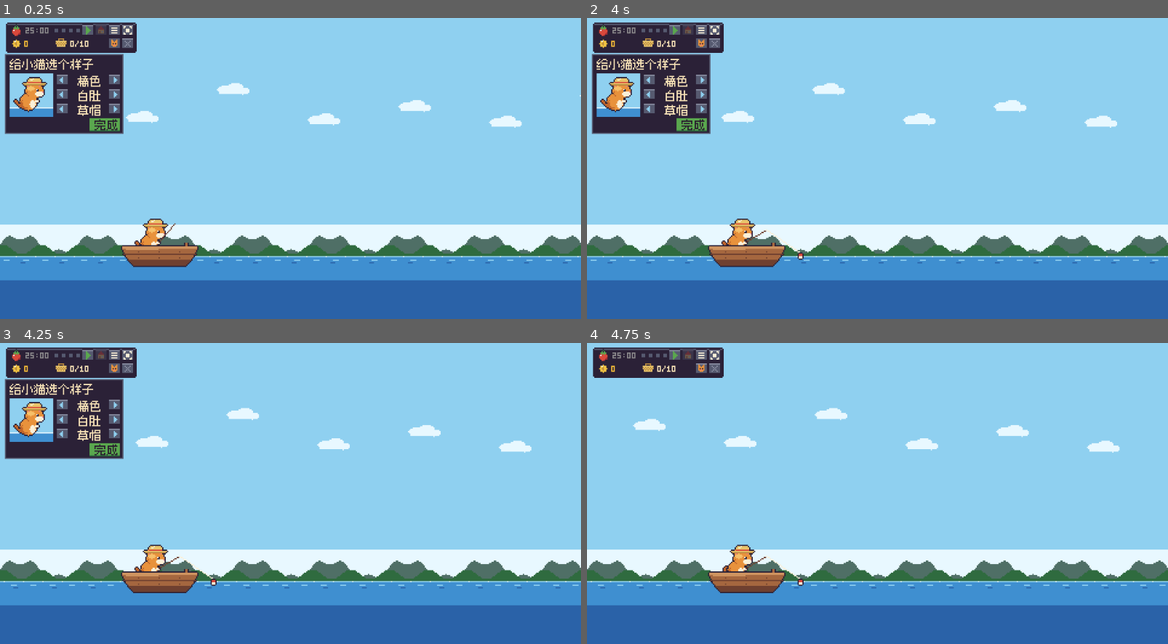
Above: before the commit, frames 1-4 (two rows, left to right).
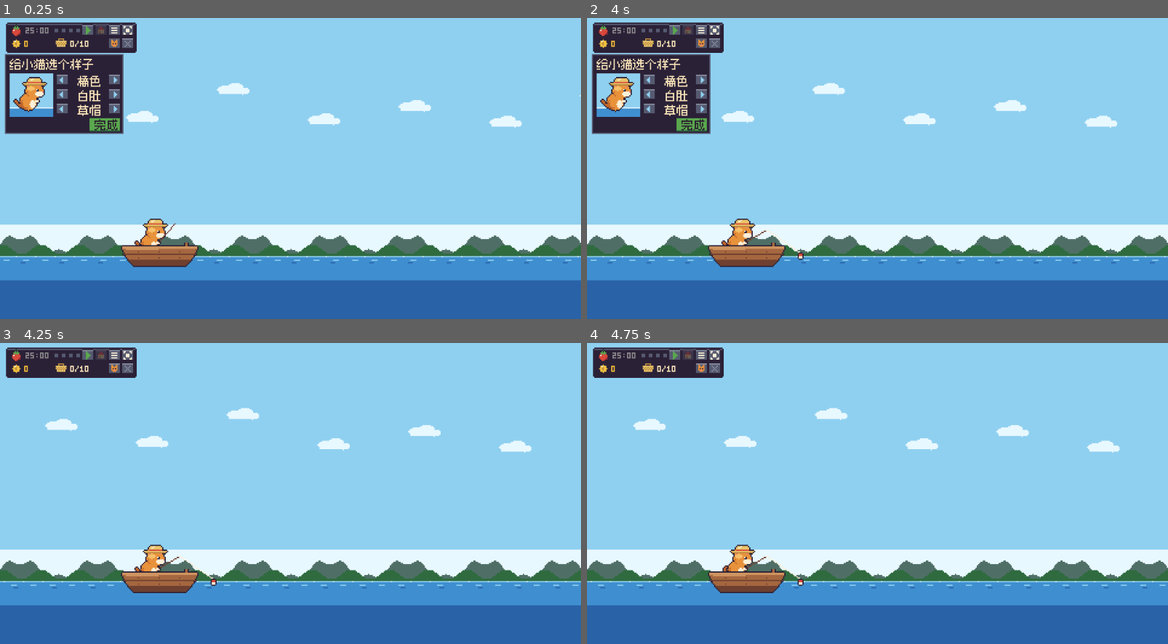
Above: after the commit, the same moments.

Repository: jiahecairen/pixel-cat-fishing
Game: Godot game, scene res://presentation/main.tscn
Same seed, same stepped clock (60 frames per second), same inputs: the game is played once before the commit and once after it.
Inputs (mouse positions are in pixels of both pictures, inside the frame that each line leads up to):
- Up to frame 1 (0.25 s): no input
- Up to frame 2 (4 s): tap Enter at 0.5, 3.6 s; move the mouse to (1005, 153) at 0.52 s; hold Right 0.53-1.25 s; tap E at 0.6, 2.1, 3.8 s; click (1005, 153) at 0.67 s; tap Space at 0.77, 3.77 s; drag from (761, 183) to (848, 228) at 1.27 s; move the mouse to (935, 102) at 2.02 s; hold Right 2.03-2.75 s; drag from (848, 228) to (703, 123) at 2.77 s; move the mouse to (1051, 213) at 3.52 s; hold Left from 3.53 s (still down)
- Up to frame 3 (4.25 s): keep holding Left; tap Escape at 4.15 s
- Up to frame 4 (4.75 s): release Left at 4.25 s; drag from (703, 448) to (790, 418) at 4.27 s

Frames 1-2 are identical in both runs. In frame 3, 5.1% of the frame differs, in the area x 0-22%, y 6-39%; in frame 4, nothing differs.

Commit message:
第六阶段：可互动的小镇（进店、对话、招牌）；补齐原档案缺项（事件日志、钓鱼断点、降功耗、8 小时模拟）；项目文档与 CLAUDE.md
Co-Authored-By: Claude Fable 5.2 <noreply@anthropic.com>
Claude-Session: https://claude.ai/code/session_01MGVgxpnz2EqSwpVSKzj7dd

Diff:
--- a/core/fishing_system.gd
+++ b/core/fishing_system.gd
@@ -19,6 +19,28 @@
 	_cfg = cfg
 	_fish = fish_table
 	_rng = rng
+
+## 断点：把当前这一竿的进度存下来，重启后接着等，而不是重新抛竿。
+func checkpoint() -> Dictionary:
+	return {"state": state, "state_start_ms": state_start_ms, "deadline_ms": deadline_ms, "hooked_fish": hooked_fish}
+
+## 从断点恢复。数据不合法（未知状态、未知鱼种）时返回 false 并保持空闲。
+func restore(cp: Dictionary) -> bool:
+	var s := int(cp.get("state", State.IDLE))
+	var fish := str(cp.get("hooked_fish", ""))
+	var known := fish == ""
+	for f in _fish:
+		if f["id"] == fish:
+			known = true
+	if s <= State.IDLE or s >= State.PAUSED or not known:
+		return false
+	if s in [State.HOOKED, State.REELING, State.SETTLEMENT] and fish == "":
+		return false
+	state = s
+	state_start_ms = int(cp.get("state_start_ms", 0))
+	deadline_ms = int(cp.get("deadline_ms", 0))
+	hooked_fish = fish
+	return true
 
 func is_active() -> bool:
 	return state != State.IDLE and state != State.PAUSED
--- a/core/game.gd
+++ b/core/game.gd
@@ -32,6 +32,7 @@
 var _pomo_cfg: Dictionary
 var _base_capacity: int = 10
 var _free_multiplier: float = 2.0
+var _last_cp_state: int = 0
 
 func _init(balance: Dictionary, fish_table: Array, game_state: GameState, clock, rng: RandomNumberGenerator) -> void:
 	_cfg = balance
@@ -52,6 +53,10 @@
 	pomodoro = Pomodoro.new(state.pomodoro, _pomo_cfg)
 	upgrades = Upgrades.new(balance.get("upgrades", {}))
 	_apply_upgrades()
+	# 接着上次没钓完的那一竿
+	if journey.activity() == Journey.Activity.FISHING and not pomodoro.is_break():
+		fishing.restore(state.fishing_checkpoint)
+	_last_cp_state = fishing.state
 
 func now_ms() -> int:
 	return _clock.now_ms()
@@ -60,6 +65,15 @@
 	return pomodoro.phase() == Pomodoro.Phase.FOCUS
 
 func tick() -> Array:
+	var events := _tick()
+	# 钓鱼状态一变就更新断点（状态切换不频繁，不会造成频繁写盘）
+	if fishing.state != _last_cp_state:
+		_last_cp_state = fishing.state
+		state.fishing_checkpoint = fishing.checkpoint()
+		dirty = true
+	return events
+
+func _tick() -> Array:
 	var now: int = _clock.now_ms()
 	var events: Array = []
 
--- a/core/game_state.gd
+++ b/core/game_state.gd
@@ -14,6 +14,8 @@
 var processed_sale_ids: Array = []
 var next_seq: int = 1
 var pomodoro: Dictionary = {"phase": 0, "phase_end_ms": 0, "cycle_done": 0}
+## 钓鱼断点（见 FishingSystem.checkpoint）
+var fishing_checkpoint: Dictionary = {"state": 0, "state_start_ms": 0, "deadline_ms": 0, "hooked_fish": ""}
 var journey: Dictionary = {"activity": 0, "phase_start_ms": 0, "phase_end_ms": 0, "next_eat_ms": 0, "paused_at_ms": 0, "sales": 0, "roam_x": 0, "walk_from": -1}
 var stats: Dictionary = {"total_pomodoros": 0, "daily": {}, "total_fish": 0, "fish_counts": {}}
 ## 时长设置为 0 表示"使用 balance.json 的默认值"
@@ -33,7 +35,7 @@
 	return {
 		"save_version": save_version, "revision": revision,
 		"wallet_gold": wallet_gold, "basket_capacity": basket_capacity,
-		"journey": journey.duplicate(true),
+		"journey": journey.duplicate(true), "fishing_checkpoint": fishing_checkpoint.duplicate(true),
 		"basket": basket.duplicate(), "session_haul": session_haul.duplicate(),
 		"processed_catch_ids": processed_catch_ids.duplicate(),
 		"processed_sale_ids": processed_sale_ids.duplicate(),
@@ -56,6 +58,9 @@
 	processed_sale_ids = _str_array(d.get("processed_sale_ids"))
 	next_seq = max(1, int(d.get("next_seq", 1)))
 	_merge(pomodoro, d.get("pomodoro"))
+	_merge(fishing_checkpoint, d.get("fishing_checkpoint"))
+	for k in ["state", "state_start_ms", "deadline_ms"]:
+		fishing_checkpoint[k] = int(fishing_checkpoint[k])
 	_merge(journey, d.get("journey"))
 	for k in journey.keys():
 		journey[k] = int(journey[k])
--- /dev/null
+++ b/io/event_log.gd
@@ -0,0 +1,48 @@
+extends RefCounted
+## 关键事件日志：一行一条 JSON，写在 user://logs/events.log。
+## 用来事后排查"小猫刚才干了什么"，也是长时间运行验收的依据。
+## 文件超过 max_bytes 时轮转为 .1（只保留一份旧的），所以不会无限变大。
+
+var path: String
+var max_bytes: int
+var enabled: bool = true
+
+func _init(log_path: String = "user://logs/events.log", limit_bytes: int = 512 * 1024) -> void:
+	path = log_path
+	max_bytes = limit_bytes
+	DirAccess.make_dir_recursive_absolute(path.get_base_dir())
+
+func write(type: String, data: Dictionary = {}) -> void:
+	if not enabled:
+		return
+	var entry := {"time": Time.get_datetime_string_from_system(), "type": type}
+	entry.merge(data)
+	_rotate_if_needed()
+	var f: FileAccess
+	if FileAccess.file_exists(path):
+		f = FileAccess.open(path, FileAccess.READ_WRITE)
+		if f != null:
+			f.seek_end()
+	else:
+		f = FileAccess.open(path, FileAccess.WRITE)
+	if f == null:
+		enabled = false          # 写不了就安静地停用，日志不能拖垮游戏
+		push_warning("无法写入事件日志: " + path)
+		return
+	f.store_line(JSON.stringify(entry))
+	f.close()
+
+func _rotate_if_needed() -> void:
+	if not FileAccess.file_exists(path):
+		return
+	var f := FileAccess.open(path, FileAccess.READ)
+	if f == null:
+		return
+	var size := f.get_length()
+	f.close()
+	if size < max_bytes:
+		return
+	var dir := DirAccess.open(path.get_base_dir())
+	if dir != null:
+		dir.remove(path + ".1")
+		dir.rename(path, path + ".1")
--- a/presentation/labels.gd
+++ b/presentation/labels.gd
@@ -30,21 +30,32 @@
 	"方向键走动": Rect2(0, 250, 49, 10),
 	"空格键互动": Rect2(0, 260, 49, 10),
 	"空格键去小镇": Rect2(0, 270, 59, 10),
-	"小鲫鱼": Rect2(0, 280, 29, 10),
-	"鲈鱼": Rect2(0, 290, 19, 10),
-	"金锦鲤": Rect2(0, 300, 29, 10),
-	"橘色": Rect2(0, 310, 19, 10),
-	"灰色": Rect2(0, 320, 19, 10),
-	"黑色": Rect2(0, 330, 19, 10),
-	"白色": Rect2(0, 340, 19, 10),
-	"棕色": Rect2(0, 350, 19, 10),
-	"金色": Rect2(0, 360, 19, 10),
-	"纯色": Rect2(0, 370, 19, 10),
-	"白肚": Rect2(0, 380, 19, 10),
-	"虎斑": Rect2(0, 390, 19, 10),
-	"条纹": Rect2(0, 400, 19, 10),
-	"无帽": Rect2(0, 410, 19, 10),
-	"草帽": Rect2(0, 420, 19, 10),
-	"渔夫帽": Rect2(0, 430, 29, 10),
-	"贝雷帽": Rect2(0, 440, 29, 10),
+	"小猫的家": Rect2(0, 280, 39, 10),
+	"裁缝铺": Rect2(0, 290, 29, 10),
+	"渔具店": Rect2(0, 300, 29, 10),
+	"空格键进入": Rect2(0, 310, 49, 10),
+	"空格键聊天": Rect2(0, 320, 49, 10),
+	"今天的鱼真新鲜": Rect2(0, 330, 69, 10),
+	"听说金锦鲤很稀有": Rect2(0, 340, 79, 10),
+	"专注时鱼更值钱": Rect2(0, 350, 69, 10),
+	"别让小猫饿着了": Rect2(0, 360, 69, 10),
+	"天气真好呀": Rect2(0, 370, 49, 10),
+	"你的帽子真好看": Rect2(0, 380, 69, 10),
+	"小鲫鱼": Rect2(0, 390, 29, 10),
+	"鲈鱼": Rect2(0, 400, 19, 10),
+	"金锦鲤": Rect2(0, 410, 29, 10),
+	"橘色": Rect2(0, 420, 19, 10),
+	"灰色": Rect2(0, 430, 19, 10),
+	"黑色": Rect2(0, 440, 19, 10),
+	"白色": Rect2(0, 450, 19, 10),
+	"棕色": Rect2(0, 460, 19, 10),
+	"金色": Rect2(0, 470, 19, 10),
+	"纯色": Rect2(0, 480, 19, 10),
+	"白肚": Rect2(0, 490, 19, 10),
+	"虎斑": Rect2(0, 500, 19, 10),
+	"条纹": Rect2(0, 510, 19, 10),
+	"无帽": Rect2(0, 520, 19, 10),
+	"草帽": Rect2(0, 530, 19, 10),
+	"渔夫帽": Rect2(0, 540, 29, 10),
+	"贝雷帽": Rect2(0, 550, 29, 10),
 }
--- a/presentation/main.gd
+++ b/presentation/main.gd
@@ -15,6 +15,7 @@
 const Journey := preload("res://core/journey.gd")
 const ConfigLoader := preload("res://io/config_loader.gd")
 const SaveService := preload("res://io/save_service.gd")
+const EventLog := preload("res://io/event_log.gd")
 const Platform := preload("res://platform/platform.gd")
 const Pal := preload("res://presentation/palette.gd")
 const Labels := preload("res://presentation/labels.gd")
@@ -56,6 +57,10 @@
 var game: Game
 var adapter
 var saver: SaveService
+var log: EventLog
+var _save_retry_at: int = 0     # 存档失败后下次重试的时刻
+var _low_power: bool = false
+const FPS_HIDDEN := 5            # 窗口最小化时的帧率
 var clock: Clock
 var menu: Menu
 var wardrobe: Wardrobe
@@ -91,6 +96,7 @@
 var _cam_snap: bool = true
 var _debug_speed: float = 1.0   # 调试：环境变量 CATFISH_SPEED=60 让时间快 60 倍（仅调试版生效）
 var _debug_last: String = ""
+var _debug_act_frame: int = -1
 var _debug_dir: int = 0         # 调试：CATFISH_ROAM=1/-1 模拟一直按着右/左方向键
 var _shot_prefix: String = ""   # 调试：CATFISH_SHOT=前缀:帧号,帧号  在这些帧截图后退出
 var _shot_frames: Array = []
@@ -108,6 +114,8 @@
 		return
 
 	saver = SaveService.new()
+	log = EventLog.new()
+	log.write("app_start", {"version": ProjectSettings.get_setting("application/config/version", ""), "os": OS.get_name()})
 	var state := GameState.new()
 	var saved := saver.load_data()
 	if not saved.is_empty() and not state.from_dict(saved):
@@ -173,6 +181,8 @@
 			game.economy.add_catch(st, st.new_id("c"), ids[i % ids.size()], false)
 	if OS.has_environment("CATFISH_AUTOFOCUS"):
 		game.start_focus()
+	if OS.has_environment("CATFISH_ACT_AT"):      # 调试：走到某帧时模拟按一次互动键
+		_debug_act_frame = OS.get_environment("CATFISH_ACT_AT").to_int()
 	if OS.has_environment("CATFISH_ROAM"):
 		_debug_dir = OS.get_environment("CATFISH_ROAM").to_int()
 	if OS.has_environment("CATFISH_GO"):
@@ -272,7 +282,8 @@
 			world.roam_moving = true
 			world.roam_flip = dir < 0
 			_last_walk_input = t
-	elif j.activity() == Journey.Activity.ROAM and (mini or t - _last_walk_input > ROAM_AUTO_MS):
+	elif j.activity() == Journey.Activity.ROAM and (mini or t - _last_walk_input > ROAM_AUTO_MS) \
+			and not (menu.open or wardrobe.open) and t - world.chat_t0 > 3500:
 		var x := float(j.roam_x())
 		game.end_roam(world.frac_to_stall(x), world.frac_to_boat(x))
 
@@ -289,8 +300,32 @@
 			play("click")
 		elif world.near_stall(x) and not game.state.basket.is_empty():
 			game.end_roam(0.0, world.frac_to_boat(x))
+		elif not world.door_near(x).is_empty():
+			_enter_building(world.door_near(x)[2])
+		elif world.stroller_near(x, Time.get_ticks_msec()) >= 0:
+			var t := Time.get_ticks_msec()
+			world.chat_with(world.stroller_near(x, t), t)
+			_last_walk_input = t
+			play("click")
 		else:
 			play("deny")
+
+
+## 走进镇上的房子 = 打开对应的面板。
+func _enter_building(kind: String) -> void:
+	play("buy")
+	log.write("enter", {"building": kind})
+	match kind:
+		"tackle":
+			menu.tab = 0
+			menu.open = true
+		"home":
+			menu.tab = 1
+			menu.open = true
+		"tailor":
+			wardrobe.open = true
+	_last_walk_input = Time.get_ticks_msec()
+	_update_polygon()
 
 
 ## 设置里循环切换：迷你窗大小 2→3→4→5→2，音效 0→1→2→3→0。
@@ -335,13 +370,33 @@
 
 
 func _quit() -> void:
+	_save_retry_at = 0
 	_save()
+	log.write("app_quit", {"gold": game.state.wallet_gold if game != null else 0})
 	get_tree().quit()
 
 
 func _save() -> void:
-	if game != null and saver.save(game.state.to_dict()):
+	if game == null:
+		return
+	var t := Time.get_ticks_msec()
+	if t < _save_retry_at:
+		return
+	if saver.save(game.state.to_dict()):
 		game.dirty = false
+	else:
+		# 写盘失败：内存里的进度保留（dirty 不清），5 秒后再试，不每帧硬写
+		_save_retry_at = t + 5000
+		log.write("save_failed", {"revision": game.state.revision})
+
+
+## 窗口最小化时降到 5 帧并停止重绘；逻辑照常推进（靠时间戳，不靠帧数）。
+func _update_power() -> void:
+	var hidden := get_window().mode == Window.MODE_MINIMIZED
+	if hidden != _low_power:
+		_low_power = hidden
+		adapter.set_fps(FPS_HIDDEN if hidden else FPS_NORMAL)
+		log.write("low_power", {"on": hidden})
 
 
 func _process(dt: float) -> void:
@@ -349,11 +404,17 @@
 		return
 	if _debug_speed > 1.0:
 		clock.debug_offset_ms += dt * 1000.0 * (_debug_speed - 1.0)
+	_update_power()
 	for e in game.tick():
+		log.write(e["type"], e)
 		_on_event(e)
 		if _debug_speed > 1.0:
 			print("[debug] frame %d event %s" % [Engine.get_frames_drawn(), str(e)])
 	_update_roam(dt)
+	if _debug_act_frame >= 0 and Engine.get_frames_drawn() >= _debug_act_frame:
+		_debug_act_frame = -1
+		_debug_dir = 0
+		_interact()
 	_fishing_feedback()
 	_debug_trace()
 	_track_window()
@@ -362,7 +423,8 @@
 	_update_camera(dt)
 	if game.dirty:
 		_save()
-	queue_redraw()
+	if not _low_power:
+		queue_redraw()
 	if not _shot_frames.is_empty() and not _shot_busy and Engine.get_frames_drawn() >= int(_shot_frames[0]):
 		_take_debug_shot()
 
@@ -495,9 +557,14 @@
 	if not _config_ok:
 		return
 	if event is InputEventKey:
-		if event.pressed and not event.echo and not mini and not menu.open and not wardrobe.open \
-				and event.keycode in KEYS_ACT:
-			_interact()
+		if event.pressed and not event.echo and not mini:
+			if (menu.open or wardrobe.open) and event.keycode == KEY_ESCAPE:
+				menu.open = false          # Esc 关闭面板（从店里出来）
+				if wardrobe.open:
+					wardrobe.close()
+				_update_polygon()
+			elif not menu.open and not wardrobe.open and event.keycode in KEYS_ACT:
+				_interact()
 		return
 	if event is InputEventMouseMotion:
 		menu.hover = event.position / float(px_scale) - ui_off
@@ -549,6 +616,7 @@
 
 func _go_to_town() -> void:
 	if game.go_to_town():
+		log.write("go_to_town", {"basket": game.state.basket.size()})
 		_full_notified = false
 		play("cast")
 	else:
@@ -627,7 +695,13 @@
 		if game.journey.in_town():
 			label("方向键走动", Vector2(17, 30), Pal.U_K)
 			if game.journey.activity() == Journey.Activity.ROAM:
-				label("空格键互动", Vector2(17, 41), Pal.U_K)
+				var rx := float(game.journey.roam_x())
+				var hint := "空格键互动"
+				if not world.door_near(rx).is_empty():
+					hint = "空格键进入"
+				elif world.stroller_near(rx, Time.get_ticks_msec()) >= 0 and not world.near_stall(rx) and not world.near_pier(rx):
+					hint = "空格键聊天"
+				label(hint, Vector2(17, 41), Pal.U_K)
 		elif game.can_go_to_town():
 			label("空格键去小镇", Vector2(17, 30), Pal.U_K)
 
@@ -706,6 +780,10 @@
 	var r: Rect2 = Labels.RECTS[s]
 	draw_texture_rect_region(tex["labels"], Rect2(pos, r.size), r, color)
 
+func label_width(s: String) -> float:
+	return Labels.RECTS[s].size.x if Labels.RECTS.has(s) else 0.0
+
+
 func label_centered(s: String, center_x: float, y: float, color: Color) -> void:
 	if Labels.RECTS.has(s):
 		label(s, Vector2(center_x - int(Labels.RECTS[s].size.x / 2), y), color)
--- a/presentation/world.gd
+++ b/presentation/world.gd
@@ -21,6 +21,11 @@
 const WORLD_END := 1048               # 世界右边界，镜头不会越过
 const ROAM_SPEED := 46.0              # 自由走动速度（像素/秒）
 const NEAR := 16                      # 离摊位/码头多近算"到了"
+## 可以进去的房子：[门的中心 x, 名字, 用途]
+const DOORS := [[674, "小猫的家", "home"], [828, "裁缝铺", "tailor"], [898, "渔具店", "tackle"]]
+## 街上散步的居民：[样子, 散步范围左端, 右端, 走一个来回的毫秒数]
+const STROLLERS := [[1, 690, 800, 26000], [2, 850, 980, 34000], [0, 930, 1010, 22000]]
+const CHAT := ["今天的鱼真新鲜", "听说金锦鲤很稀有", "专注时鱼更值钱", "别让小猫饿着了", "天气真好呀", "你的帽子真好看"]
 const HOUSES := [["house_0", 652], ["house_1", 818], ["house_2", 872]]
 const TREES := [716, 940]
 
@@ -41,6 +46,10 @@
 var walk_flip: bool = false   # 自动行走时是否朝左
 var roam_flip: bool = false   # 自由走动时是否朝左
 var roam_moving: bool = false
+var chat_who: int = -1        # 正在说话的居民下标
+var chat_line: String = ""
+var chat_t0: int = -100000
+var chat_x: float = 0.0       # 说话时居民停在原地
 
 func _init(main) -> void:
 	m = main
@@ -102,6 +111,58 @@
 func near_pier(x: float) -> bool:
 	return x <= PIER_X + NEAR
 
+## 小猫中心点附近的门；没有返回空数组。
+func door_near(x: float) -> Array:
+	for d in DOORS:
+		if absf(x + 16.0 - float(d[0])) <= 11.0:
+			return d
+	return []
+
+## 居民此刻的位置和朝向：返回 [x, 是否朝左]。说话时停在原地。
+func stroller_at(i: int, t: int) -> Array:
+	if i == chat_who and t - chat_t0 < 3500:
+		return [chat_x, chat_x > cat_pos.x]
+	var s: Array = STROLLERS[i]
+	var ph := fposmod(float(t + i * 7000) / float(s[3]), 1.0)
+	var going_right := ph < 0.5
+	var k := ph * 2.0 if going_right else (1.0 - ph) * 2.0
+	return [roundf(lerpf(float(s[1]), float(s[2]), k)), not going_right]
+
+func stroller_near(x: float, t: int) -> int:
+	for i in STROLLERS.size():
+		if absf(float(stroller_at(i, t)[0]) + 8.0 - (x + 16.0)) <= 18.0:
+			return i
+	return -1
+
+func chat_with(i: int, t: int) -> void:
+	chat_x = float(stroller_at(i, t)[0])
+	chat_who = i
+	chat_line = CHAT[(t / 1000 + i) % CHAT.size()]
+	chat_t0 = t
+
+func _draw_strollers(t: int) -> void:
+	for i in STROLLERS.size():
+		var at := stroller_at(i, t)
+		var talking := i == chat_who and t - chat_t0 < 3500
+		var name := "villager_%d" % int(STROLLERS[i][0])
+		var pos := Vector2(float(at[0]), GROUND_Y - 21)
+		if at[1]:
+			m.tex_frame_flipped(name, pos, 0 if talking else (t / 220) % 2, 2)
+		else:
+			m.tex_frame(name, pos, 0 if talking else (t / 220) % 2, 2)
+
+## 居民说的话：最后画，保证不被摊位和房子挡住。
+func _draw_chat(t: int) -> void:
+	if chat_who < 0 or t - chat_t0 >= 3500 or m.label_width(chat_line) <= 0:
+		return
+	var pos := Vector2(chat_x, GROUND_Y - 21)
+	var w: float = m.label_width(chat_line) + 6
+	var box := Rect2(roundf(pos.x + 8 - w / 2), pos.y - 17, w, 13)
+	m.draw_rect(box.grow(1), Pal.U_K)
+	m.draw_rect(box, Pal.U_W)
+	m.draw_rect(Rect2(pos.x + 6, box.end.y, 3, 2), Pal.U_W)
+	m.label(chat_line, box.position + Vector2(3, 1), Pal.U_K)
+
 func on_sale() -> void:
 	leaving.append({"kind": (m.game.journey.sales_made() - 1) % 3, "t0": Time.get_ticks_msec()})
 
@@ -135,6 +196,15 @@
 		m.draw_rect(Rect2(land_left, GROUND_Y + 16, right - land_left, maxf(0, bottom - GROUND_Y - 16)), Pal.L_N)
 	m.draw_texture(m.tex["pier"], Vector2(PIER_X, GROUND_Y))
 
+	for d in DOORS:      # 门楣上的木招牌
+		var w: float = m.label_width(d[1]) + 5
+		var plate := Rect2(roundf(float(d[0]) - w / 2), GROUND_Y - 39, w, 12)
+		m.draw_rect(plate.grow(1), Pal.U_K)
+		m.draw_rect(plate, Pal.L_N)
+		m.draw_rect(Rect2(plate.position.x, plate.end.y - 2, plate.size.x, 2), Pal.L_O)
+		m.label(d[1], plate.position + Vector2(3, 0), Pal.U_K)
+	_draw_strollers(t)
+
 	# 摊位（后半）→ 小猫 → 柜台
 	m.draw_texture(m.tex["stall_back"], Vector2(STALL_X, GROUND_Y - 40))
 	var in_town: bool = not j.on_boat()
@@ -145,6 +215,7 @@
 	if act == Journey.Activity.VENDING:
 		_draw_stall_goods(now, t, on_break)
 	_draw_leaving(t)
+	_draw_chat(t)
 
 	# 船
 	if not in_town:
--- a/tests/run_tests.gd
+++ b/tests/run_tests.gd
@@ -10,6 +10,7 @@
 const Pomodoro := preload("res://core/pomodoro.gd")
 const ConfigLoader := preload("res://io/config_loader.gd")
 const SaveService := preload("res://io/save_service.gd")
+const EventLog := preload("res://io/event_log.gd")
 
 class FakeClock:
 	var t: int = 1_000_000
@@ -39,6 +40,8 @@
 		test_game_free_mode(balance, fish)
 		test_upgrades_and_settings(balance, fish)
 		test_cat_config()
+		test_checkpoint(balance, fish)
+		test_event_log()
 		test_save()
 		test_bad_config()
 	print("%d checks, %d failed" % [_checks, _fails])
@@ -351,6 +354,46 @@
 	var s3 := GameState.new()
 	check(s3.from_dict(old) and not s3.cat["created"] and s3.cat["hat"] == 1, "旧存档兼容")
 
+func test_checkpoint(balance: Dictionary, fish: Array) -> void:
+	print("fishing checkpoint")
+	var clock := FakeClock.new()
+	var g := Game.new(balance, fish, GameState.new(), clock, _rng(11))
+	_run(g, clock, 5)
+	check(g.fishing.state == Fishing.State.WAITING and g.state.fishing_checkpoint["state"] == Fishing.State.WAITING, "等鱼时断点已记录")
+	var deadline: int = g.fishing.deadline_ms
+	var s2 := GameState.new(); s2.from_dict(JSON.parse_string(JSON.stringify(g.state.to_dict())))
+	clock.t += 3000    # 关掉 3 秒再打开
+	var g2 := Game.new(balance, fish, s2, clock, _rng(99))
+	check(g2.fishing.state == Fishing.State.WAITING and g2.fishing.deadline_ms == deadline, "重启后接着等同一竿，咬钩时刻不变")
+	var ev := _run(g2, clock, (deadline - clock.t) / 1000.0 + 5)
+	check(_count(ev, "catch") == 1, "到点照常上鱼，只上一条")
+	# 断点里是没见过的鱼或非法状态：放弃断点，正常重新抛竿
+	var s3 := GameState.new()
+	s3.fishing_checkpoint = {"state": Fishing.State.REELING, "state_start_ms": 0, "deadline_ms": 0, "hooked_fish": "shark"}
+	var g3 := Game.new(balance, fish, s3, clock, _rng(1))
+	check(g3.fishing.state == Fishing.State.IDLE, "非法断点被忽略")
+	_run(g3, clock, 2)
+	check(g3.fishing.state == Fishing.State.CASTING or g3.fishing.state == Fishing.State.WAITING, "然后正常抛竿")
+	check(g3.state.basket.is_empty(), "非法断点不会凭空产生鱼")
+
+func test_event_log() -> void:
+	print("event log")
+	var path := "user://logs/test_events.log"
+	var dir := DirAccess.open("user://")
+	dir.remove("logs/test_events.log"); dir.remove("logs/test_events.log.1")
+	var lg := EventLog.new(path, 400)
+	lg.write("app_start", {"version": "t"})
+	lg.write("catch", {"fish_id": "koi"})
+	var lines := FileAccess.get_file_as_string(path).strip_edges().split("\n")
+	check(lines.size() == 2, "写入两行")
+	var last = JSON.parse_string(lines[1])
+	check(last is Dictionary and last["type"] == "catch" and last["fish_id"] == "koi" and last.has("time"), "每行是带时间和类型的 JSON")
+	for i in 20:
+		lg.write("filler", {"i": i})
+	check(FileAccess.file_exists(path + ".1"), "超过上限后轮转出 .1")
+	check(FileAccess.get_file_as_string(path).length() < 800, "当前日志保持在上限附近")
+	dir.remove("logs/test_events.log"); dir.remove("logs/test_events.log.1")
+
 func test_save() -> void:
 	print("save")
 	var path := "user://test_save.json"
--- /dev/null
+++ b/tests/sim_long_run.gd
@@ -0,0 +1,111 @@
+extends SceneTree
+## 长时间稳定性模拟（原需求里的"8 小时"）。运行:
+##   godot --headless --path . --script res://tests/sim_long_run.gd
+## 用假时钟快进 8 小时游戏时间，期间随机做玩家会做的各种操作，
+## 每一步检查不变量，并定期做一次"存档 → 读档 → 用读出来的状态继续"。
+## 这验证的是逻辑层不会跑偏；真实窗口连续开 8 小时的验收仍需在 Mac 上人工进行。
+
+const Game := preload("res://core/game.gd")
+const GameState := preload("res://core/game_state.gd")
+const Journey := preload("res://core/journey.gd")
+const Fishing := preload("res://core/fishing_system.gd")
+const ConfigLoader := preload("res://io/config_loader.gd")
+const SaveService := preload("res://io/save_service.gd")
+
+const HOURS := 8.0
+const STEP_MS := 200
+
+class FakeClock:
+	var t: int = 1_700_000_000_000
+	func now_ms() -> int: return t
+	func today_key() -> String: return "2026-01-0%d" % (1 + int((t - 1_700_000_000_000) / 14_400_000))
+
+var fails: Array = []
+
+func require(cond: bool, what: String, tick: int) -> void:
+	if not cond and fails.size() < 10:
+		fails.append("tick %d: %s" % [tick, what])
+
+func _init() -> void:
+	var balance := ConfigLoader.load_balance()
+	var fish := ConfigLoader.load_fish()
+	var clock := FakeClock.new()
+	var rng := RandomNumberGenerator.new(); rng.seed = 20261112
+	var act := RandomNumberGenerator.new(); act.seed = 7
+	var saver := SaveService.new("user://sim_save.json")
+	var g := Game.new(balance, fish, GameState.new(), clock, rng)
+	var counts := {}
+	var gold_in := 0          # 所有事件里报告的收入
+	var spent := 0
+	var reloads := 0
+	var max_jump_catch := 0
+	var ticks := int(HOURS * 3600.0 * 1000.0 / STEP_MS)
+	for i in ticks:
+		clock.t += STEP_MS
+		# ---- 随机操作 ----
+		var r := act.randf()
+		if r < 0.0004:
+			g.start_focus()
+		elif r < 0.00045:
+			var got := g.abandon_focus()
+			if got > 0: gold_in += got
+		elif r < 0.0006:
+			g.skip_break()
+		elif r < 0.0007:
+			g.go_to_town()
+		elif r < 0.0023:
+			var id: String = ["rod", "bait", "basket"][act.randi() % 3]
+			var cost: int = g.upgrades.next_cost(g.state, id)
+			if g.buy_upgrade(id): spent += cost
+		elif r < 0.0026:
+			g.adjust_duration(["focus_min", "short_break_min", "long_break_min"][act.randi() % 3], 1 if act.randf() < 0.5 else -1)
+		elif r < 0.003:
+			if g.begin_roam(760): g.journey.set_roam_x(act.randi_range(548, 1000))
+		elif r < 0.0045:
+			g.end_roam(act.randf(), act.randf())
+		elif r < 0.0047:
+			g.roam_board(act.randf())
+		elif r < 0.00475:
+			clock.t += act.randi_range(60_000, 3 * 3600_000)    # 电脑睡了一觉
+		# ---- 推进 ----
+		var before_fish: int = int(g.state.stats["total_fish"])
+		for e in g.tick():
+			counts[e["type"]] = counts.get(e["type"], 0) + 1
+			if e["type"] in ["sale", "focus_done"]:
+				gold_in += int(e["gold"])
+		max_jump_catch = maxi(max_jump_catch, int(g.state.stats["total_fish"]) - before_fish)
+		# ---- 不变量 ----
+		var s := g.state
+		require(s.wallet_gold >= 0, "金币为负", i)
+		require(s.wallet_gold == gold_in - spent, "金币对不上账: 钱包 %d, 收入 %d, 支出 %d" % [s.wallet_gold, gold_in, spent], i)
+		require(s.basket.size() <= s.basket_capacity, "鱼篓超容量 %d/%d" % [s.basket.size(), s.basket_capacity], i)
+		require(s.processed_catch_ids.size() <= GameState.MAX_PROCESSED_IDS and s.processed_sale_ids.size() <= GameState.MAX_PROCESSED_IDS, "幂等记录无限增长", i)
+		require(g.journey.activity() >= 0 and g.journey.activity() <= Journey.Activity.ROAM, "未知活动状态", i)
+		require(g.journey.on_boat() or not g.fishing.is_active(), "人在镇上却在钓鱼", i)
+		require(not (g.pomodoro.is_break() and g.fishing.is_active()), "休息时还在钓鱼", i)
+		require(g.in_focus() or s.session_haul.is_empty(), "不在专注但木箱里有鱼", i)
+		if i % 5000 == 0:
+			var sum := 0
+			for k in s.stats["fish_counts"]:
+				sum += int(s.stats["fish_counts"][k])
+			require(sum == int(s.stats["total_fish"]), "图鉴计数与总数不一致", i)
+		# ---- 定期存读档，用读回来的状态接着跑 ----
+		if i % 9973 == 0:
+			require(saver.save(s.to_dict()), "存档失败", i)
+			var s2 := GameState.new()
+			require(s2.from_dict(saver.load_data()), "读档失败", i)
+			require(JSON.stringify(s2.to_dict()) == JSON.stringify(JSON.parse_string(JSON.stringify(s.to_dict()))) or s2.wallet_gold == s.wallet_gold, "读档后状态不一致", i)
+			g = Game.new(balance, fish, s2, clock, rng)
+			reloads += 1
+	require(max_jump_catch <= 1, "单步出现多条鱼（时间跳跃后补钓）", ticks)
+	var dir := DirAccess.open("user://")
+	for p in ["sim_save.json", "sim_save.json.bak"]:
+		dir.remove(p)
+	print("模拟 %.0f 小时游戏时间, %d 步, 存读档 %d 次" % [HOURS, ticks, reloads])
+	print("事件统计: ", counts)
+	print("结束时: 金币 %d, 累计钓鱼 %d, 番茄 %d, 升级 %s" % [g.state.wallet_gold, g.state.stats["total_fish"], g.state.stats["total_pomodoros"], str(g.state.upgrades)])
+	for f in fails:
+		print("  FAIL ", f)
+	if fails.is_empty():
+		print("SIM PASS")
+	quit(0 if fails.is_empty() else 1)
Binary file changed: assets/sprites/labels.png
Not shown, added: io/event_log.gd.uid
Not shown, added: tests/sim_long_run.gd.uid
Not shown, added: CLAUDE.md
Not shown, added: docs/ACCEPTANCE_TESTS.md
Not shown, added: docs/ARCHITECTURE.md
Not shown, added: docs/DECISION_REGISTER.md
Not shown, added: docs/DEV_LOG.md
Not shown, added: docs/REQUIREMENTS.md
